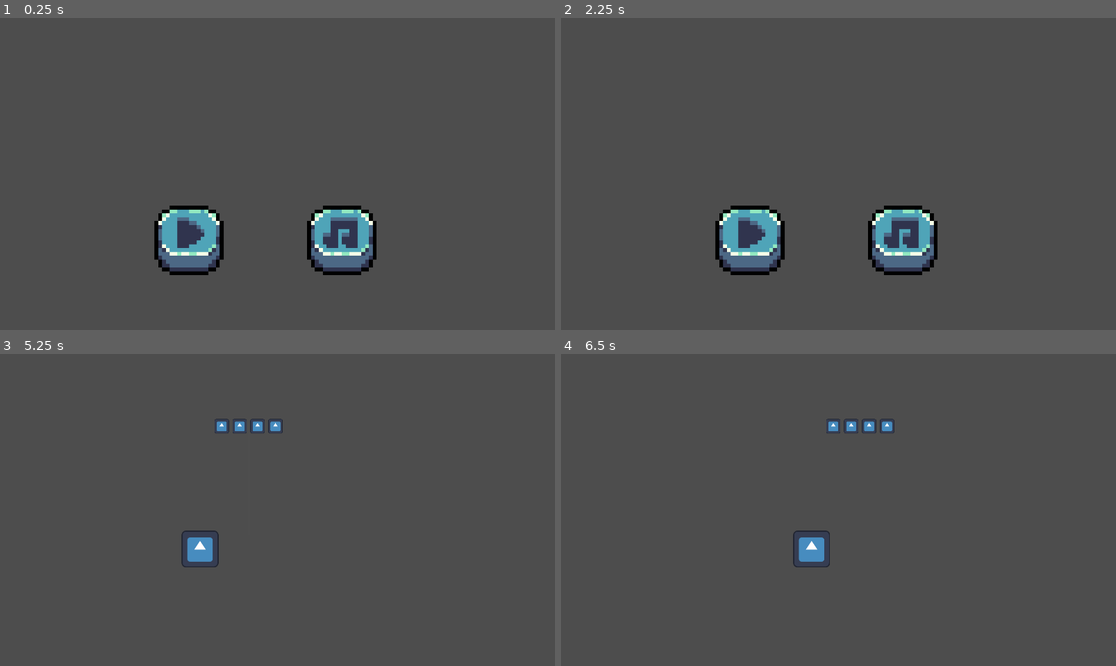
Above: before the commit, frames 1-4 (two rows, left to right).
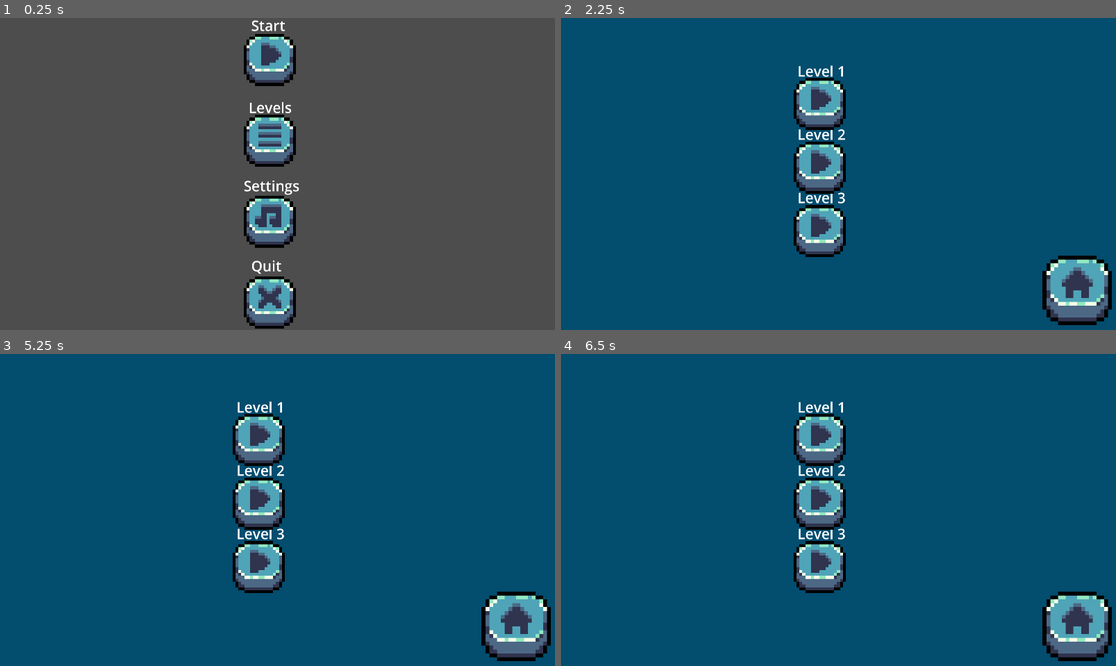
Above: after the commit, the same moments.

Repository: K0RIS/WinterMelonJam2023
Game: Godot game, scene res://assets/scenes/main_menu.tscn
The game is run twice, just before and just after one commit, with the same random seed, the same clock (stepped at 60 frames per second) and the same inputs. The project has no main scene, so this scene is started directly. The engine's default icon, where the game draws it, is replaced by a stand-in: a white triangle on a blue panel in a dark square. Sound files missing from this copy of the repository are replaced by a short silence.
Inputs (mouse positions are in pixels of both pictures, inside the frame that each line leads up to; where the layout moved, square brackets give the same spot in the first picture):
- Up to frame 1 (0.25 s): no input
- Up to frame 2 (2.25 s): click (927, 220) [905, 239] at 0.5 s; click (1077, 289) [810, 236] at 1.25 s; click (927, 139) at 2.02 s
- Up to frame 3 (5.25 s): click (260, 441) at 2.77 s; click (260, 503) at 3.52 s; click (260, 566) at 4.27 s; click (188, 575) at 5.02 s
- Up to frame 4 (6.5 s): tap Enter (ui_accept) at 5.75, 6.02 s; hold D (move_right) from 5.78 s (still down)

The runs differ from the first frame. In frame 1, 11% of the frame differs, in the area x 27-68%, y 0-100%; in frame 2, 100%, in the area x 0-100%, y 0-100%; in frame 3, 100%; in frame 4, 100%.

Commit message:
Main Ui for Menu

Diff:
--- a/assets/scenes/main_menu.tscn
+++ b/assets/scenes/main_menu.tscn
@@ -1,18 +1,63 @@
-[gd_scene load_steps=14 format=3 uid="uid://4cg6iwwe7j6k"]
+[gd_scene load_steps=21 format=3 uid="uid://4cg6iwwe7j6k"]
 
 [ext_resource type="Script" path="res://assets/scripts/main_menu.gd" id="1_m3phr"]
 [ext_resource type="Texture2D" uid="uid://dv1pdie8igfsf" path="res://assets/UiAsset/cyan_square_30.png" id="2_1onor"]
 [ext_resource type="Texture2D" uid="uid://dc6tibj77kmvf" path="res://assets/UiAsset/cyan_pressed_square_29.png" id="3_76isd"]
+[ext_resource type="Texture2D" uid="uid://d1r8swc66bq16" path="res://assets/UiAsset/cyan_square_13.png" id="4_eb6aa"]
 [ext_resource type="Texture2D" uid="uid://ca8yhvr7ribg" path="res://assets/UiAsset/cyan_square_7.png" id="4_llu73"]
 [ext_resource type="Texture2D" uid="uid://b7o72dlxkxxn" path="res://assets/UiAsset/cyan_pressed_square_6.png" id="5_b7ybk"]
+[ext_resource type="Texture2D" uid="uid://cdake5ptk6xcb" path="res://assets/UiAsset/cyan_pressed_square_12.png" id="5_gkw1r"]
 [ext_resource type="Script" path="res://assets/scripts/Settings Ui.gd" id="6_hpvos"]
+[ext_resource type="Texture2D" uid="uid://b8jmetc03u7d4" path="res://assets/UiAsset/cyan_square_2.png" id="6_tr3ty"]
+[ext_resource type="Texture2D" uid="uid://veota7hst1lu" path="res://assets/UiAsset/cyan_pressed_square_1.png" id="7_mtyf8"]
 [ext_resource type="Texture2D" uid="uid://dplk4kucvjwiy" path="res://assets/UiAsset/cyan_square_3.png" id="7_yaxq6"]
 [ext_resource type="Texture2D" uid="uid://b6brbbhb8byv2" path="res://assets/UiAsset/cyan_pressed_square_2.png" id="8_3v8t0"]
+[ext_resource type="AudioStream" uid="uid://c8pxyo87gn858" path="res://assets/sound/SoundEffects/click-menu-app-147357.mp3" id="13_annic"]
+[ext_resource type="Script" path="res://assets/scripts/Level Ui.gd" id="14_ncv2x"]
 
 [sub_resource type="StyleBoxTexture" id="StyleBoxTexture_o0cre"]
 
 [sub_resource type="Animation" id="Animation_scoy6"]
 length = 0.001
+
+[sub_resource type="Animation" id="Animation_vvwg4"]
+resource_name = "ShowLevels"
+tracks/0/type = "value"
+tracks/0/imported = false
+tracks/0/enabled = true
+tracks/0/path = NodePath("Level Ui:visible")
+tracks/0/interp = 1
+tracks/0/loop_wrap = true
+tracks/0/keys = {
+"times": PackedFloat32Array(0),
+"transitions": PackedFloat32Array(1),
+"update": 1,
+"values": [true]
+}
+tracks/1/type = "value"
+tracks/1/imported = false
+tracks/1/enabled = true
+tracks/1/path = NodePath("Settings Ui:visible")
+tracks/1/interp = 1
+tracks/1/loop_wrap = true
+tracks/1/keys = {
+"times": PackedFloat32Array(0),
+"transitions": PackedFloat32Array(1),
+"update": 1,
+"values": [false]
+}
+tracks/2/type = "value"
+tracks/2/imported = false
+tracks/2/enabled = true
+tracks/2/path = NodePath("MainMenmuButtons:visible")
+tracks/2/interp = 1
+tracks/2/loop_wrap = true
+tracks/2/keys = {
+"times": PackedFloat32Array(0),
+"transitions": PackedFloat32Array(1),
+"update": 1,
+"values": [false]
+}
 
 [sub_resource type="Animation" id="Animation_oo7u1"]
 resource_name = "ShowMain"
@@ -40,6 +85,18 @@
 "update": 1,
 "values": [true]
 }
+tracks/2/type = "value"
+tracks/2/imported = false
+tracks/2/enabled = true
+tracks/2/path = NodePath("Level Ui:visible")
+tracks/2/interp = 1
+tracks/2/loop_wrap = true
+tracks/2/keys = {
+"times": PackedFloat32Array(0),
+"transitions": PackedFloat32Array(1),
+"update": 1,
+"values": [false]
+}
 
 [sub_resource type="Animation" id="Animation_sjnvu"]
 resource_name = "ShowSettings"
@@ -67,10 +124,23 @@
 "update": 1,
 "values": [true]
 }
+tracks/2/type = "value"
+tracks/2/imported = false
+tracks/2/enabled = true
+tracks/2/path = NodePath("Level Ui:visible")
+tracks/2/interp = 1
+tracks/2/loop_wrap = true
+tracks/2/keys = {
+"times": PackedFloat32Array(0),
+"transitions": PackedFloat32Array(1),
+"update": 1,
+"values": [false]
+}
 
 [sub_resource type="AnimationLibrary" id="AnimationLibrary_u3gk4"]
 _data = {
 "RESET": SubResource("Animation_scoy6"),
+"ShowLevels": SubResource("Animation_vvwg4"),
 "ShowMain": SubResource("Animation_oo7u1"),
 "ShowSettings": SubResource("Animation_sjnvu")
 }
@@ -86,41 +156,88 @@
 grow_horizontal = 2
 grow_vertical = 2
 
-[node name="Start" type="TextureButton" parent="MainMenmuButtons"]
-texture_filter = 1
+[node name="MainButtons" type="VBoxContainer" parent="MainMenmuButtons"]
 layout_mode = 1
 anchors_preset = 15
 anchor_right = 1.0
 anchor_bottom = 1.0
-offset_left = 534.0
-offset_top = 650.0
-offset_right = -1306.0
-offset_bottom = -350.0
-grow_horizontal = 2
-grow_vertical = 2
-scale = Vector2(3, 3)
+offset_left = 843.0
+offset_top = 55.0
+offset_right = -993.0
+offset_bottom = -923.0
+grow_horizontal = 2
+grow_vertical = 2
+scale = Vector2(10, 10)
+theme_override_constants/separation = 10
+metadata/_edit_group_ = true
+
+[node name="Start" type="TextureButton" parent="MainMenmuButtons/MainButtons"]
+texture_filter = 1
+layout_mode = 2
 texture_normal = ExtResource("2_1onor")
 texture_pressed = ExtResource("3_76isd")
 stretch_mode = 4
 metadata/_edit_group_ = true
 
-[node name="Settings" type="TextureButton" parent="MainMenmuButtons"]
-texture_filter = 1
-layout_mode = 1
-anchors_preset = 15
-anchor_right = 1.0
-anchor_bottom = 1.0
-offset_left = 1063.0
-offset_top = 650.0
-offset_right = -777.0
-offset_bottom = -350.0
-grow_horizontal = 2
-grow_vertical = 2
-scale = Vector2(3, 3)
+[node name="Levels" type="TextureButton" parent="MainMenmuButtons/MainButtons"]
+texture_filter = 1
+layout_mode = 2
+texture_normal = ExtResource("4_eb6aa")
+texture_pressed = ExtResource("5_gkw1r")
+stretch_mode = 4
+metadata/_edit_group_ = true
+
+[node name="Settings" type="TextureButton" parent="MainMenmuButtons/MainButtons"]
+texture_filter = 1
+layout_mode = 2
 texture_normal = ExtResource("4_llu73")
 texture_pressed = ExtResource("5_b7ybk")
 stretch_mode = 4
 metadata/_edit_group_ = true
+
+[node name="Quit" type="TextureButton" parent="MainMenmuButtons/MainButtons"]
+texture_filter = 1
+layout_mode = 2
+texture_normal = ExtResource("6_tr3ty")
+texture_pressed = ExtResource("7_mtyf8")
+stretch_mode = 4
+metadata/_edit_group_ = true
+
+[node name="Label" type="Label" parent="MainMenmuButtons"]
+layout_mode = 2
+offset_left = 869.0
+offset_top = -9.0
+offset_right = 987.0
+offset_bottom = 60.0
+theme_override_font_sizes/font_size = 50
+text = "Start"
+
+[node name="Label2" type="Label" parent="MainMenmuButtons"]
+layout_mode = 2
+offset_left = 860.0
+offset_top = 275.0
+offset_right = 1016.0
+offset_bottom = 344.0
+theme_override_font_sizes/font_size = 50
+text = "Levels"
+
+[node name="Label3" type="Label" parent="MainMenmuButtons"]
+layout_mode = 2
+offset_left = 843.0
+offset_top = 546.0
+offset_right = 1037.0
+offset_bottom = 615.0
+theme_override_font_sizes/font_size = 50
+text = "Settings"
+
+[node name="Label4" type="Label" parent="MainMenmuButtons"]
+layout_mode = 2
+offset_left = 869.0
+offset_top = 823.0
+offset_right = 984.0
+offset_bottom = 892.0
+theme_override_font_sizes/font_size = 50
+text = "Quit"
 
 [node name="Settings Ui" type="Control" parent="."]
 visible = false
@@ -139,15 +256,15 @@
 anchor_bottom = 1.0
 grow_horizontal = 2
 grow_vertical = 2
-color = Color(0.72549, 0.278431, 0.666667, 1)
+color = Color(0.0117647, 0.301961, 0.435294, 1)
 
 [node name="Back" type="TextureButton" parent="Settings Ui"]
 texture_filter = 1
 layout_mode = 2
-offset_left = 810.0
-offset_top = 694.0
-offset_right = 849.0
-offset_bottom = 732.0
+offset_left = 1666.0
+offset_top = 823.0
+offset_right = 1749.0
+offset_bottom = 903.0
 grow_horizontal = 2
 grow_vertical = 2
 scale = Vector2(3, 3)
@@ -191,7 +308,116 @@
 "": SubResource("AnimationLibrary_u3gk4")
 }
 
-[connection signal="pressed" from="MainMenmuButtons/Start" to="." method="_on_start_pressed"]
-[connection signal="pressed" from="MainMenmuButtons/Settings" to="." method="_on_settings_pressed"]
+[node name="AudioStreamPlayer" type="AudioStreamPlayer" parent="."]
+stream = ExtResource("13_annic")
+
+[node name="Level Ui" type="Control" parent="."]
+visible = false
+layout_mode = 3
+anchors_preset = 15
+anchor_right = 1.0
+anchor_bottom = 1.0
+grow_horizontal = 2
+grow_vertical = 2
+script = ExtResource("14_ncv2x")
+
+[node name="SettingsBackGround" type="ColorRect" parent="Level Ui"]
+layout_mode = 1
+anchors_preset = 15
+anchor_right = 1.0
+anchor_bottom = 1.0
+grow_horizontal = 2
+grow_vertical = 2
+color = Color(0.0117647, 0.301961, 0.435294, 1)
+
+[node name="Back" type="TextureButton" parent="Level Ui"]
+texture_filter = 1
+layout_mode = 2
+offset_left = 1666.0
+offset_top = 823.0
+offset_right = 1749.0
+offset_bottom = 903.0
+grow_horizontal = 2
+grow_vertical = 2
+scale = Vector2(3, 3)
+texture_normal = ExtResource("7_yaxq6")
+texture_pressed = ExtResource("8_3v8t0")
+stretch_mode = 4
+metadata/_edit_group_ = true
+
+[node name="MainButtons" type="VBoxContainer" parent="Level Ui"]
+layout_mode = 2
+offset_left = 818.0
+offset_top = 149.0
+offset_right = 986.0
+offset_bottom = 556.0
+theme_override_constants/separation = 150
+metadata/_edit_group_ = true
+
+[node name="Label" type="Label" parent="Level Ui/MainButtons"]
+layout_mode = 2
+theme_override_font_sizes/font_size = 50
+text = "Level 1
+"
+
+[node name="Label2" type="Label" parent="Level Ui/MainButtons"]
+layout_mode = 2
+theme_override_font_sizes/font_size = 50
+text = "Level 2"
+
+[node name="Label3" type="Label" parent="Level Ui/MainButtons"]
+layout_mode = 2
+theme_override_font_sizes/font_size = 50
+text = "Level 3"
+
+[node name="VBoxContainer" type="VBoxContainer" parent="Level Ui"]
+layout_mode = 1
+anchors_preset = 15
+anchor_right = 1.0
+anchor_bottom = 1.0
+offset_left = 805.0
+offset_top = 208.0
+offset_right = -1097.0
+offset_bottom = -810.0
+grow_horizontal = 2
+grow_vertical = 2
+scale = Vector2(10, 10)
+metadata/_edit_group_ = true
+
+[node name="level1" type="TextureButton" parent="Level Ui/VBoxContainer"]
+texture_filter = 1
+layout_mode = 2
+texture_normal = ExtResource("2_1onor")
+texture_pressed = ExtResource("3_76isd")
+stretch_mode = 4
+
+[node name="Level2" type="TextureButton" parent="Level Ui/VBoxContainer"]
+texture_filter = 1
+layout_mode = 2
+texture_normal = ExtResource("2_1onor")
+texture_pressed = ExtResource("3_76isd")
+stretch_mode = 4
+
+[node name="Level3" type="TextureButton" parent="Level Ui/VBoxContainer"]
+texture_filter = 1
+layout_mode = 2
+texture_normal = ExtResource("2_1onor")
+texture_pressed = ExtResource("3_76isd")
+stretch_mode = 4
+
+[connection signal="button_down" from="MainMenmuButtons/MainButtons/Start" to="." method="SoundEffect"]
+[connection signal="pressed" from="MainMenmuButtons/MainButtons/Start" to="." method="_on_start_pressed"]
+[connection signal="button_down" from="MainMenmuButtons/MainButtons/Levels" to="." method="SoundEffect"]
+[connection signal="pressed" from="MainMenmuButtons/MainButtons/Levels" to="." method="_on_levels_pressed"]
+[connection signal="button_down" from="MainMenmuButtons/MainButtons/Settings" to="." method="SoundEffect"]
+[connection signal="pressed" from="MainMenmuButtons/MainButtons/Settings" to="." method="_on_settings_pressed"]
+[connection signal="button_down" from="MainMenmuButtons/MainButtons/Quit" to="." method="SoundEffect"]
+[connection signal="pressed" from="MainMenmuButtons/MainButtons/Quit" to="." method="_on_quit_pressed"]
+[connection signal="button_down" from="Settings Ui/Back" to="." method="SoundEffect"]
 [connection signal="pressed" from="Settings Ui/Back" to="." method="_on_back_pressed"]
 [connection signal="value_changed" from="Settings Ui/VBoxContainer/Music" to="Settings Ui" method="_on_music_value_changed"]
+[connection signal="button_down" from="Level Ui/Back" to="." method="SoundEffect"]
+[connection signal="pressed" from="Level Ui/Back" to="." method="_on_back_pressed"]
+[connection signal="button_down" from="Level Ui/VBoxContainer/level1" to="." method="SoundEffect"]
+[connection signal="button_down" from="Level Ui/VBoxContainer/Level2" to="." method="SoundEffect"]
+[connection signal="button_down" from="Level Ui/VBoxContainer/Level3" to="." method="SoundEffect"]
--- a/assets/scenes/score_manager.tscn
+++ b/assets/scenes/score_manager.tscn
@@ -8,7 +8,7 @@
 [node name="Ui" type="CanvasLayer" parent="."]
 
 [node name="Score" type="Label" parent="Ui"]
-anchors_preset = -1
+anchors_preset = 15
 anchor_right = 1.0
 anchor_bottom = 1.0
 offset_right = -831.99
@@ -22,7 +22,7 @@
 metadata/_edit_use_anchors_ = true
 
 [node name="Status" type="Label" parent="Ui"]
-anchors_preset = -1
+anchors_preset = 15
 anchor_right = 1.0
 anchor_bottom = 1.0
 offset_top = 67.0
--- /dev/null
+++ b/assets/scripts/Level Ui.gd
@@ -0,0 +1,11 @@
+extends Control
+
+
+# Called when the node enters the scene tree for the first time.
+func _ready():
+	pass # Replace with function body.
+
+
+# Called every frame. 'delta' is the elapsed time since the previous frame.
+func _process(delta):
+	pass
--- a/assets/scripts/main_menu.gd
+++ b/assets/scripts/main_menu.gd
@@ -10,6 +10,14 @@
 func _on_settings_pressed():
 	$AnimationPlayer.play("ShowSettings")
 
-
 func _on_back_pressed():
 	$AnimationPlayer.play("ShowMain")
+
+func _on_quit_pressed():
+	get_tree().quit()
+
+func SoundEffect():
+	$AudioStreamPlayer.play()
+
+func _on_levels_pressed():
+	$AnimationPlayer.play("ShowLevels")
--- /dev/null
+++ b/default_bus_layout.tres
@@ -0,0 +1,9 @@
+[gd_resource type="AudioBusLayout" format=3 uid="uid://dqabj3be4vvds"]
+
+[resource]
+bus/1/name = &"VfX"
+bus/1/solo = false
+bus/1/mute = false
+bus/1/bypass_fx = false
+bus/1/volume_db = 0.0
+bus/1/send = &"Master"
Binary file added: assets/UiAsset/cyan_pressed_square_1.png
Not shown, added: assets/UiAsset/cyan_pressed_square_1.png.import
Binary file added: assets/UiAsset/cyan_pressed_square_12.png
Not shown, added: assets/UiAsset/cyan_pressed_square_12.png.import
Binary file added: assets/UiAsset/cyan_square_13.png
Not shown, added: assets/UiAsset/cyan_square_13.png.import
Binary file added: assets/UiAsset/cyan_square_2.png
Not shown, added: assets/UiAsset/cyan_square_2.png.import
Not shown: 1 places in assets/scenes/Debug.tscn that only renumber resources
Not shown, added: assets/sound/SoundEffects/click-3-44710.mp3.import
Not shown, added: assets/sound/SoundEffects/click-menu-app-147357.mp3.import
Not shown, added: assets/sound/SoundEffects/click-3-44710.mp3
(and 1 more such lines)
